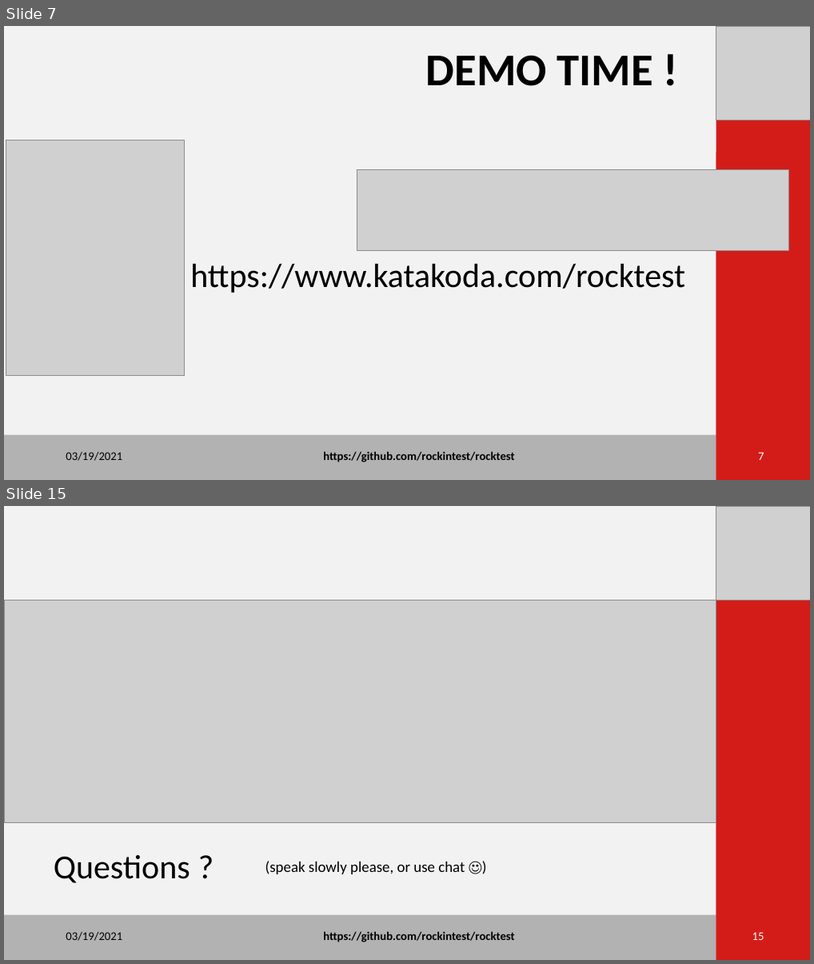
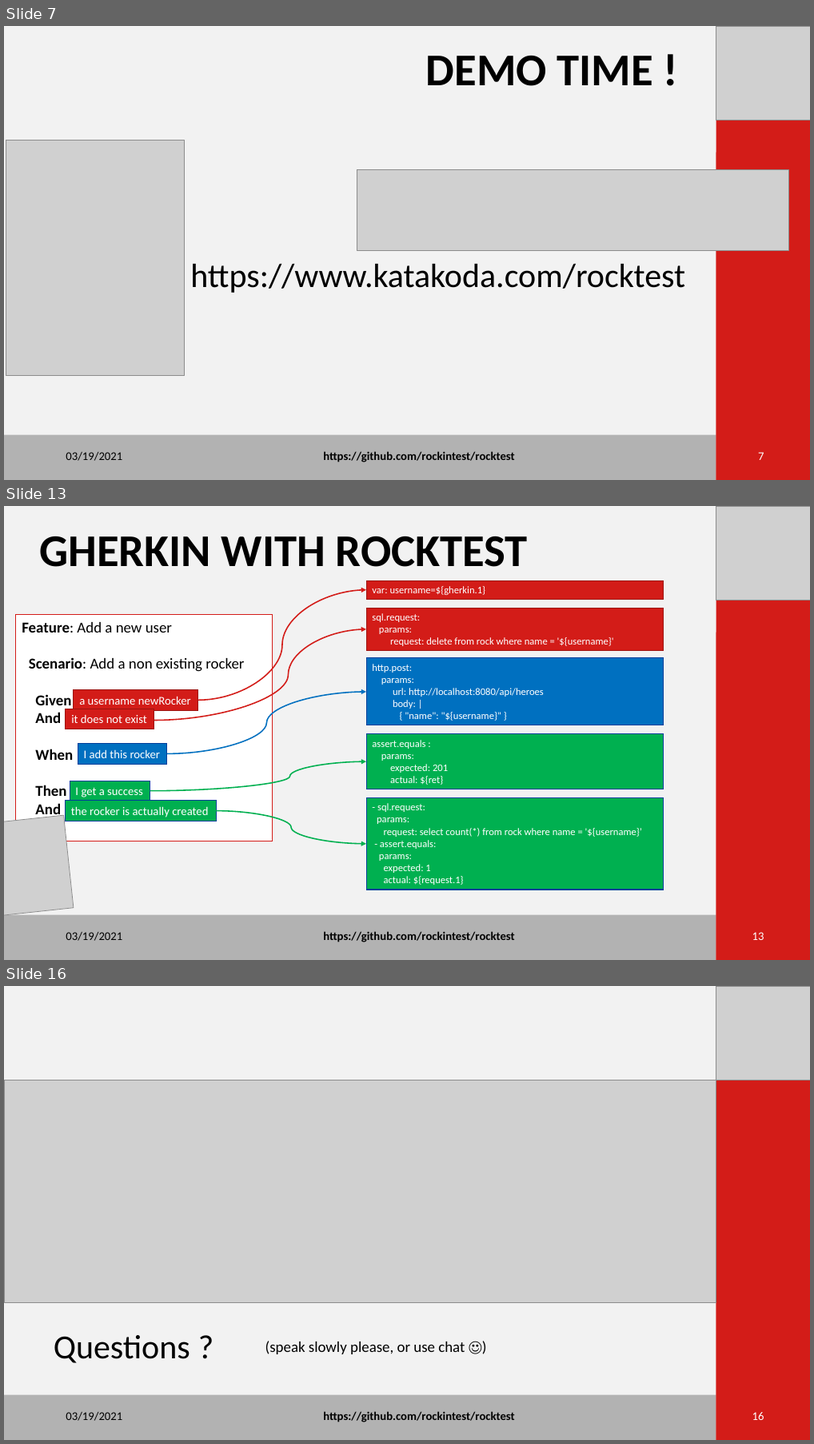
Before and after one commit to rockintest/rocktest-demo, a slide deck: Rock TestV3.pptx. Shown one above the other, each under a label of ours: slides 7 and 15 before the commit, slides 7, 13 and 16 after it; the slides between them are not shown. The pictures are 814x964 and 814x1444 pixels, drawn with LibreOffice and Linux fonts; fonts in the diff are those of the drawing; grey boxes stand for pictures. Boxes give left, top, right and bottom in pixels: in the first picture for what was removed or moved away, otherwise in the second. Text is boxed around its words. In the diff, an @@ line names an element or a change of style, - is before the commit and + after.

Commit message:
Add gherkin demo

```diff
--- a/Rock TestV3.pptx
+++ b/Rock TestV3.pptx
@@ slide 13 added at (4,506,810,960), background #F2F2F2; not listed: 3 template elements that a slide beside it also shows @@
@@ picture added at (717,506,810,600) @@
@@ text added at (39,536,528,567), 54 pt, text #000000, bold @@
+GHERKIN WITH ROCKTEST
@@ curved arrow added from (198, 700) to (366, 590), #D31C18 1.5 pt @@
@@ rectangle added at (366,580,663,599), fill #D31C18, outline #9C1512 1 pt, 12 pt, text #FFFFFF @@
+var: username=${gherkin.1}
@@ rectangle added at (16,615,273,841), fill #FFFFFF, outline #D31C18 1 pt, 18 pt, text #000000, bold @@
+Feature: Add a new user
+Scenario: Add a non existing rocker
+Given
+And
+When
+Then
+And
@@ rectangle added at (366,608,663,651), fill #D31C18, outline #9C1512 1 pt, 12 pt, text #FFFFFF @@
+sql.request:
+params:
+request: delete from rock where name = '${username}'
@@ curved arrow added from (154, 720) to (366, 629), #D31C18 1.5 pt @@
@@ rectangle added at (366,658,663,725), fill #0070C0, outline #013D9A 1 pt, 12 pt, text #FFFFFF @@
+http.post:
+params:
+url: http://localhost:8080/api/heroes
+body: |
+{ "name": "${username}" }
@@ rectangle added at (74,690,198,711), fill #D31C18, outline #9C1512 1 pt, 14 pt, text #FFFFFF @@
+a username newRocker
@@ curved arrow added from (167, 753) to (366, 692), #0070C0 1.5 pt @@
@@ rectangle added at (66,708,154,729), fill #D31C18, outline #9C1512 1 pt, 14 pt, text #FFFFFF @@
+it does not exist
@@ rectangle added at (78,743,167,764), fill #0070C0, outline #013D9A 1 pt, 14 pt, text #FFFFFF @@
+I add this rocker
@@ rectangle added at (366,734,663,789), fill #00B050, outline #013D9A 1 pt, 12 pt, text #FFFFFF @@
+assert.equals :
+params:
+expected: 201
+actual: ${ret}
@@ curved arrow added from (150, 791) to (366, 761), #00B050 1.5 pt @@
@@ rectangle added at (70,780,150,801), fill #00B050, outline #013D9A 1 pt, 14 pt, text #FFFFFF @@
+I get a success
@@ picture added at (4,816,74,916) @@
@@ rectangle added at (65,800,216,821), fill #00B050, outline #013D9A 1 pt, 14 pt, text #FFFFFF @@
+the rocker is actually created
@@ curved arrow added from (216, 810) to (366, 844), #00B050 1.5 pt @@
@@ rectangle added at (366,797,663,889), fill #00B050, outline #013D9A 1 pt, 12 pt, text #FFFFFF @@
+- sql.request:
+params:
+request: select count(*) from rock where name = '${username}’
+- assert.equals:
+params:
+expected: 1
+actual: ${request.1}
@@ text added at (66,932,122,940), 14 pt, text #000000 @@
+03/19/2021
@@ text added at (323,931,514,942), 14 pt, text #000000, bold @@
+https://github.com/rockintest/rocktest
@@ page number added at (753,932,765,940), 14 pt, text #FFFFFF @@
+13
@@ what was slide 15 is now slide 16 @@
@@ page number at (753,1412,765,1420): text changed @@
-15
+16
```
Also in this commit, not shown: 6 slides changed, 6 other files.
